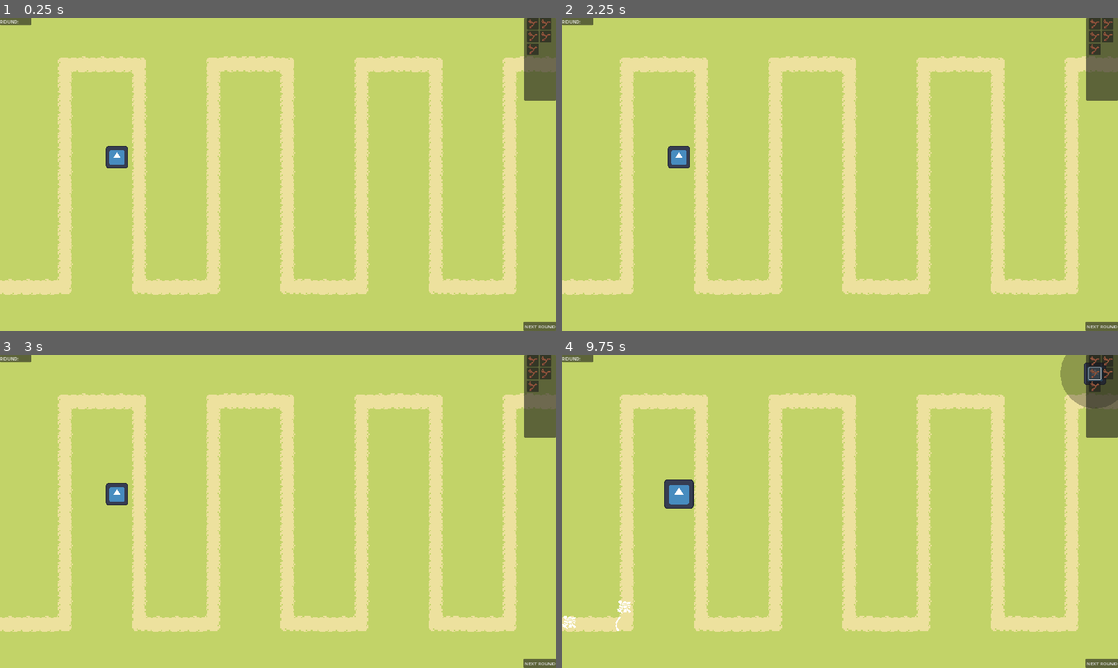
Above: before the commit, frames 1-4 (two rows, left to right).
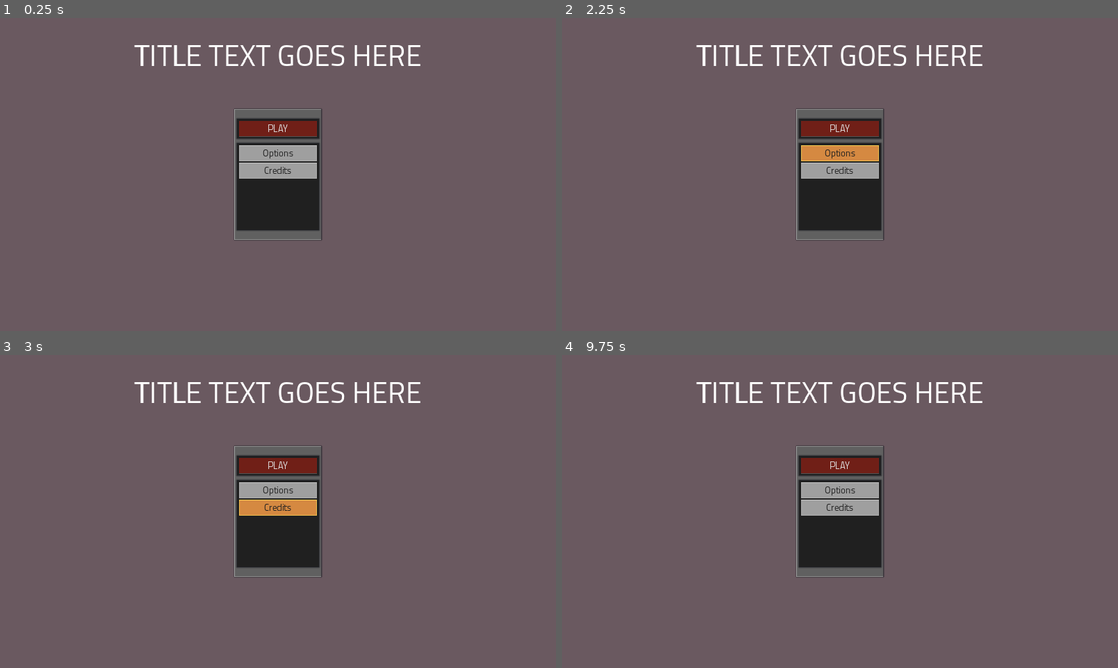
Above: after the commit, the same moments.

Repository: MindVisceral/BoneTD
Game: Godot game, scene res://UI/MainMenu/MainMenu.tscn
Two runs of this game, one before a commit and one after it. Both use one fixed random seed, a clock stepped at 60 frames per second and the inputs below. Before the commit the project starts from res://Levels/Level1/Level1.tscn. The engine's default icon, where the game draws it, is replaced by a stand-in: a white triangle on a blue panel in a dark square.
Inputs (mouse positions are in pixels of both pictures, inside the frame that each line leads up to):
- Up to frame 1 (0.25 s): no input
- Up to frame 2 (2.25 s): click (840, 115) at 0.52 s; click (840, 233) at 1.27 s; click (840, 152) at 2 s, where only the run after the commit has a clickable "Options"
- Up to frame 3 (3 s): click (278, 508) at 2.75 s, where only the run after the commit has a clickable "Credits"
- Up to frame 4 (9.75 s): click (840, 464) at 3.5 s, where only the run after the commit has a clickable "PLAY"; click (840, 464) at 4.25 s, where only the run after the commit has a clickable "PLAY"; click (1101, 664) at 5 s, where only the run before the commit has a clickable "NEXT ROUND"; click (1101, 664) at 5.75 s, where only the run before the commit has a clickable "NEXT ROUND"; click (678, 492) at 6.52 s; click (701, 508) at 7.27 s; click (1095, 361) at 8.02 s; click (1106, 361) at 8.77 s; click (1095, 373) at 9.52 s

The runs differ from the first frame. In frame 1, 100% of the frame differs, in the area x 0-100%, y 0-100%; in frame 2, 100%; in frame 3, 100%; in frame 4, 100%.

Commit message:
Added Factorio-like stylized Buttons & Panels

Diff:
--- a/UI/DraggableMenu/DraggableMenu.tscn
+++ b/UI/DraggableMenu/DraggableMenu.tscn
@@ -9,9 +9,11 @@
 anchor_bottom = 0.093
 offset_right = 0.159996
 offset_bottom = -0.440002
+grow_horizontal = 2
+pivot_offset = Vector2(50, 50)
 script = ExtResource("1_2ow3g")
 
-[node name="Panel" type="Panel" parent="."]
+[node name="BackgroundPanel" type="Panel" parent="."]
 layout_mode = 1
 anchors_preset = 15
 anchor_right = 1.0
@@ -19,17 +21,43 @@
 grow_horizontal = 2
 grow_vertical = 2
 
-[node name="DragButton" type="Button" parent="."]
-custom_minimum_size = Vector2(100, 15)
+[node name="DragButtonTop" type="Button" parent="."]
+custom_minimum_size = Vector2(100, 30)
 layout_mode = 1
 anchors_preset = -1
 anchor_right = 1.0
-anchor_bottom = 0.15
-offset_bottom = -7.0
+anchor_bottom = 0.3
 grow_horizontal = 2
+auto_translate = false
+localize_numeral_system = false
+focus_mode = 0
+mouse_default_cursor_shape = 6
 action_mode = 0
 shortcut_feedback = false
 shortcut_in_tooltip = false
+flat = true
+icon_alignment = 1
 
-[connection signal="button_down" from="DragButton" to="." method="_drag_button_held"]
-[connection signal="button_up" from="DragButton" to="." method="_drag_button_released"]
+[node name="DragButtonBottom" type="Button" parent="."]
+custom_minimum_size = Vector2(100, 30)
+layout_mode = 1
+anchors_preset = -1
+anchor_top = 0.7
+anchor_right = 1.0
+anchor_bottom = 1.0
+offset_top = 22.0
+grow_horizontal = 2
+grow_vertical = 0
+auto_translate = false
+localize_numeral_system = false
+focus_mode = 0
+mouse_default_cursor_shape = 6
+action_mode = 0
+shortcut_feedback = false
+shortcut_in_tooltip = false
+flat = true
+
+[connection signal="button_down" from="DragButtonTop" to="." method="_drag_button_held"]
+[connection signal="button_up" from="DragButtonTop" to="." method="_drag_button_released"]
+[connection signal="button_down" from="DragButtonBottom" to="." method="_drag_button_held"]
+[connection signal="button_up" from="DragButtonBottom" to="." method="_drag_button_released"]
--- a/UI/MainMenu/MainMenu.tscn
+++ b/UI/MainMenu/MainMenu.tscn
@@ -10,18 +10,134 @@
 grow_horizontal = 2
 grow_vertical = 2
 
-[node name="ColorRect" type="ColorRect" parent="."]
+[node name="Background" type="ColorRect" parent="."]
 layout_mode = 1
 anchors_preset = 15
 anchor_right = 1.0
 anchor_bottom = 1.0
 grow_horizontal = 2
 grow_vertical = 2
-color = Color(0.533037, 0.533037, 0.533037, 1)
+color = Color(0.415686, 0.34902, 0.376471, 1)
 
-[node name="DraggableMenu" parent="." instance=ExtResource("1_genn2")]
+[node name="Title" type="RichTextLabel" parent="."]
 layout_mode = 1
-offset_left = 936.0
-offset_top = 478.0
-offset_right = 936.16
-offset_bottom = 477.56
+anchors_preset = -1
+anchor_left = 0.25
+anchor_top = 0.046
+anchor_right = 0.75
+anchor_bottom = 0.231
+offset_top = 0.319996
+offset_right = -0.00012207
+offset_bottom = 0.519989
+grow_horizontal = 2
+grow_vertical = 2
+auto_translate = false
+localize_numeral_system = false
+mouse_filter = 2
+mouse_force_pass_scroll_events = false
+theme_override_font_sizes/normal_font_size = 100
+bbcode_enabled = true
+text = "[center]TITLE TEXT GOES HERE"
+fit_content = true
+scroll_active = false
+autowrap_mode = 0
+shortcut_keys_enabled = false
+deselect_on_focus_loss_enabled = false
+drag_and_drop_selection_enabled = false
+
+[node name="DraggableMainMenu" parent="." instance=ExtResource("1_genn2")]
+custom_minimum_size = Vector2(300, 450)
+layout_mode = 1
+anchor_left = 0.422
+anchor_top = 0.292
+anchor_right = 0.578
+anchor_bottom = 0.708
+offset_left = -0.23999
+offset_top = -0.359985
+offset_right = 0.23999
+offset_bottom = 0.359985
+grow_vertical = 2
+pivot_offset = Vector2(0, 0)
+
+[node name="DragButtonTop" parent="DraggableMainMenu" index="1"]
+anchor_bottom = 0.067
+offset_bottom = -0.150002
+
+[node name="DragButtonBottom" parent="DraggableMainMenu" index="2"]
+anchor_top = 0.933
+offset_top = 0.149994
+
+[node name="VSubPanelContainer" type="VBoxContainer" parent="DraggableMainMenu"]
+layout_mode = 1
+anchors_preset = -1
+anchor_right = 1.0
+anchor_bottom = 1.0
+offset_left = 8.0
+offset_top = 33.0
+offset_right = -8.0
+offset_bottom = -33.0
+grow_horizontal = 2
+grow_vertical = 2
+theme_override_constants/separation = 16
+
+[node name="PlayDarkSubPanel" type="Panel" parent="DraggableMainMenu/VSubPanelContainer"]
+layout_mode = 2
+size_flags_vertical = 3
+size_flags_stretch_ratio = 0.23
+theme_type_variation = &"DarkPanel"
+
+[node name="VBoxContainer" type="VBoxContainer" parent="DraggableMainMenu/VSubPanelContainer/PlayDarkSubPanel"]
+layout_mode = 1
+anchors_preset = -1
+anchor_right = 1.0
+anchor_bottom = 1.0
+offset_left = 8.0
+offset_top = 8.0
+offset_right = -8.0
+offset_bottom = -8.0
+grow_horizontal = 2
+grow_vertical = 2
+auto_translate = false
+localize_numeral_system = false
+mouse_filter = 2
+
+[node name="PlayButton" type="Button" parent="DraggableMainMenu/VSubPanelContainer/PlayDarkSubPanel/VBoxContainer"]
+layout_mode = 2
+focus_mode = 0
+theme_type_variation = &"RedButton"
+action_mode = 0
+text = "PLAY"
+
+[node name="OtherDarkSubPanel" type="Panel" parent="DraggableMainMenu/VSubPanelContainer"]
+layout_mode = 2
+size_flags_vertical = 3
+theme_type_variation = &"DarkPanel"
+
+[node name="VBoxContainer" type="VBoxContainer" parent="DraggableMainMenu/VSubPanelContainer/OtherDarkSubPanel"]
+layout_mode = 1
+anchors_preset = -1
+anchor_right = 1.0
+anchor_bottom = 1.0
+offset_left = 8.0
+offset_top = 8.0
+offset_right = -8.0
+offset_bottom = -8.0
+grow_horizontal = 2
+grow_vertical = 2
+theme_override_constants/separation = 6
+
+[node name="OptionsButton" type="Button" parent="DraggableMainMenu/VSubPanelContainer/OtherDarkSubPanel/VBoxContainer"]
+layout_mode = 2
+focus_mode = 0
+action_mode = 0
+text = "Options
+"
+
+[node name="CreditsButton" type="Button" parent="DraggableMainMenu/VSubPanelContainer/OtherDarkSubPanel/VBoxContainer"]
+layout_mode = 2
+focus_mode = 0
+action_mode = 0
+text = "Credits
+"
+
+[editable path="DraggableMainMenu"]
--- a/project.godot
+++ b/project.godot
@@ -11,7 +11,7 @@
 [application]
 
 config/name="Bone TD"
-run/main_scene="res://Levels/Level1/Level1.tscn"
+run/main_scene="res://UI/MainMenu/MainMenu.tscn"
 config/features=PackedStringArray("4.2", "Forward Plus")
 config/icon="res://icon.svg"
 
@@ -25,6 +25,11 @@
 window/size/viewport_height=1080
 window/stretch/mode="canvas_items"
 window/stretch/aspect="expand"
+
+[gui]
+
+theme/custom="res://UI/DefaultTheme.theme"
+theme/custom_font="res://UI/Fonts/TitilliumWeb-Regular.ttf"
 
 [input]
 
Not shown, added: Credits.txt
Binary file added: UI/DefaultTheme.theme
Binary file added: UI/Fonts/TitilliumWeb-Regular.ttf
Not shown, added: UI/Fonts/TitilliumWeb-Regular.ttf.import
Not shown, added: placeholder_7.png~
